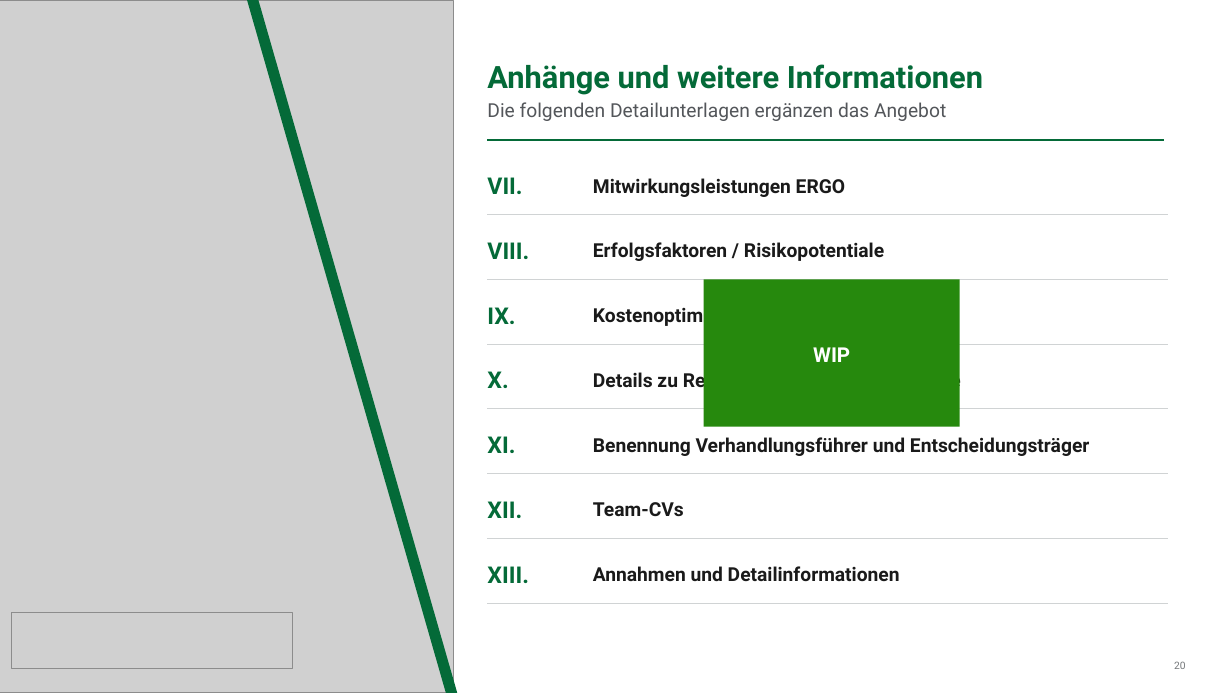
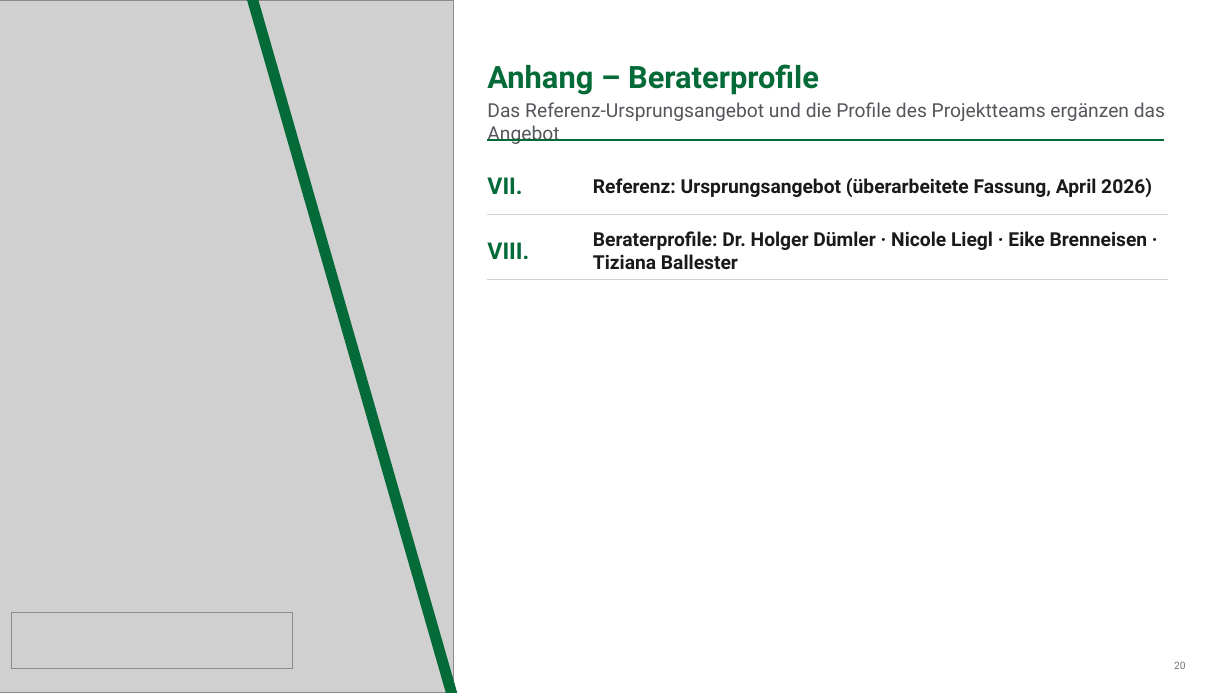
Before and after one commit to brenneisen-e/01_ki-arbeitsplatz, a slide deck: slide 20 of Bestandsuebertragung/kontextdokumente/20260702_ERGO_HR Sales_Makler meets KI_Angebot Deloitte_vworking.pptx. Drawn at 1232x693 pixels with LibreOffice and Linux fonts; fonts in the diff are those of the drawing; grey boxes stand for pictures. Boxes give left, top, right and bottom in pixels: in the first picture for what was removed or moved away, otherwise in the second. Text is boxed around its words. In the diff, an @@ line names an element or a change of style, - is before the commit and + after.

```diff
--- a/Bestandsuebertragung/kontextdokumente/20260702_ERGO_HR Sales_Makler meets KI_Angebot Deloitte_vworking.pptx
+++ b/Bestandsuebertragung/kontextdokumente/20260702_ERGO_HR Sales_Makler meets KI_Angebot Deloitte_vworking.pptx
@@ title at (487, 64, 819, 95): text changed @@
-Anhänge und weitere Informationen
+Anhang – Beraterprofile
@@ text at (487, 102, 1165, 144): text changed @@
-Die folgenden Detailunterlagen ergänzen das Angebot
+Das Referenz-Ursprungsangebot und die Profile des Projektteams ergänzen das Angebot
@@ text at (593, 178, 1152, 197): text changed @@
-Mitwirkungsleistungen ERGO
+Referenz: Ursprungsangebot (überarbeitete Fassung, April 2026)
@@ text at (593, 231, 1148, 269): text changed @@
-Erfolgsfaktoren / Risikopotentiale
+Beraterprofile: Dr. Holger Dümler · Nicole Liegl · Eike Brenneisen · Tiziana Ballester
@@ rectangle removed at (704, 279, 960, 427) @@
-WIP
@@ text removed at (487, 307, 515, 324) @@
-IX.
@@ text removed at (593, 305, 855, 328) @@
-Kostenoptimierungspotentiale
@@ line removed from (488, 344) to (1168, 344) @@
@@ text removed at (487, 371, 508, 388) @@
-X.
@@ text removed at (593, 369, 961, 392) @@
-Details zu Referenzen / Vergleichsprojekte
@@ line removed from (488, 409) to (1168, 409) @@
@@ text removed at (487, 436, 515, 453) @@
-XI.
@@ text removed at (593, 437, 1089, 456) @@
-Benennung Verhandlungsführer und Entscheidungsträger
@@ line removed from (488, 474) to (1168, 474) @@
@@ text removed at (487, 501, 522, 518) @@
-XII.
@@ text removed at (593, 502, 684, 516) @@
-Team-CVs
@@ line removed from (488, 539) to (1168, 539) @@
@@ text removed at (487, 566, 529, 583) @@
-XIII.
@@ text removed at (593, 566, 900, 581) @@
-Annahmen und Detailinformationen
@@ line removed from (488, 604) to (1168, 604) @@
```
Also in this commit, not shown: 1 other slide changed.
